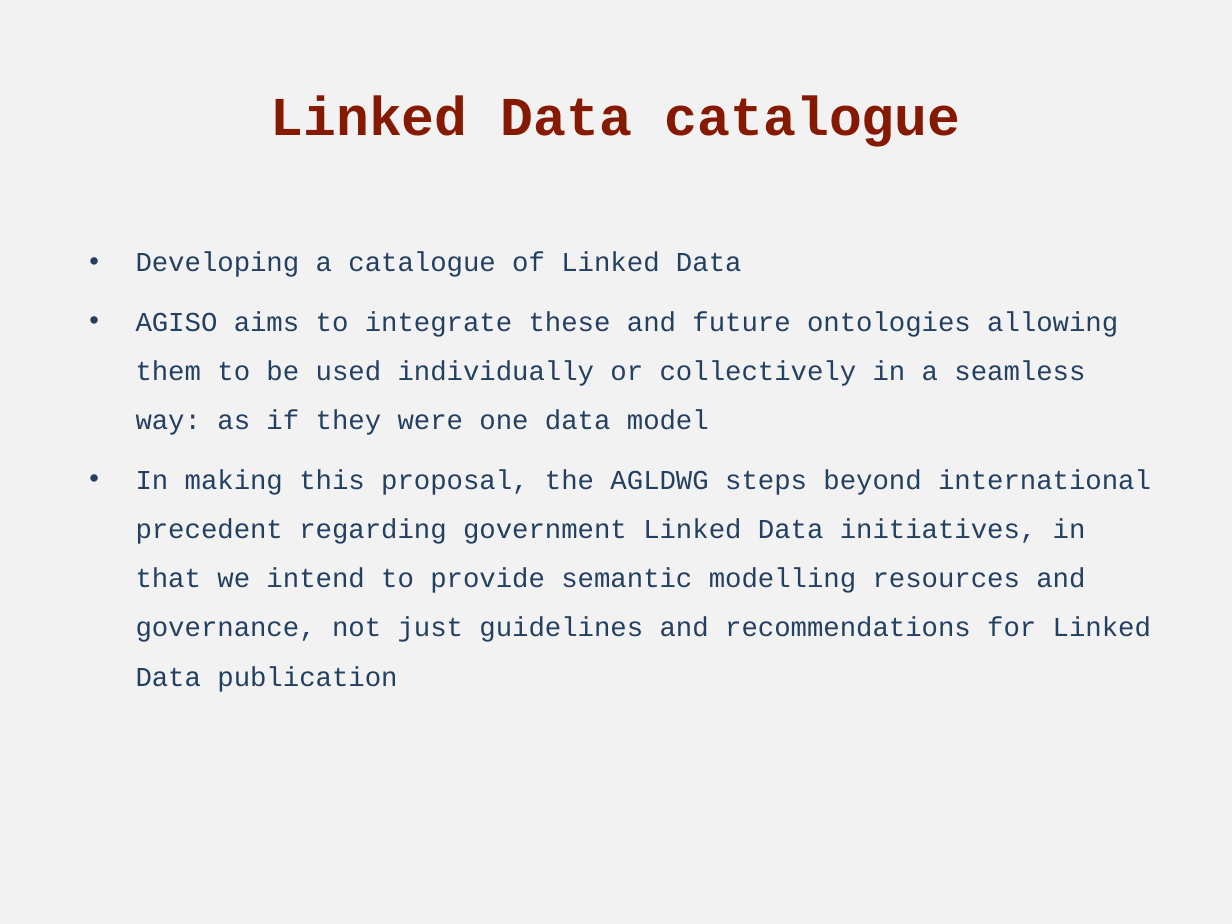
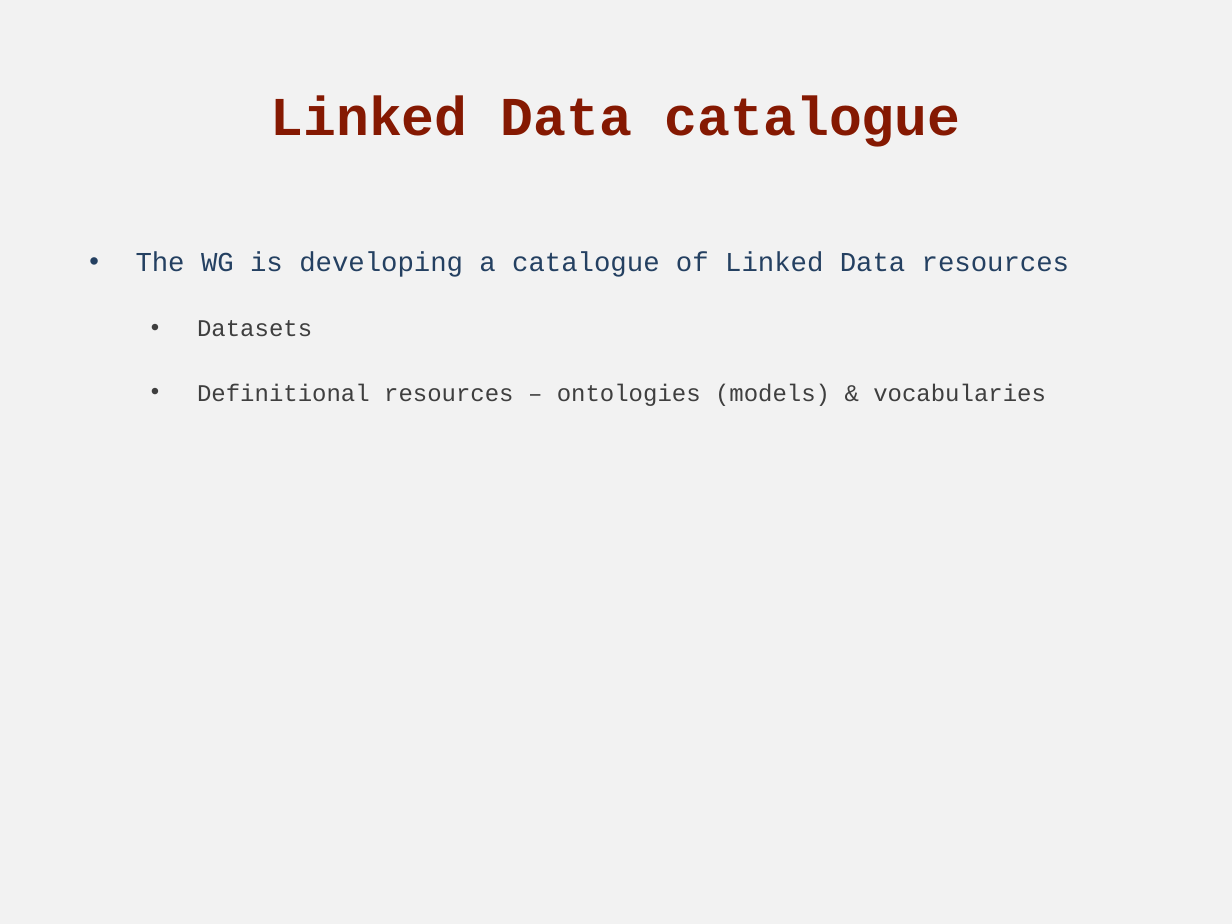
Before and after one commit to AGLDWG/website, a slide deck: slide 19 of prez/2018-07-20 - Open Data Community Meet-up - Nicholas Car.pptx (slide 13 before the commit). Drawn at 1232x924 pixels with LibreOffice and Linux fonts; fonts in the diff are those of the drawing. Boxes give left, top, right and bottom in pixels: in the first picture for what was removed or moved away, otherwise in the second. Text is boxed around its words. In the diff, an @@ line names an element or a change of style, - is before the commit and + after.

```diff
--- a/prez/2018-07-20 - Open Data Community Meet-up - Nicholas Car.pptx
+++ b/prez/2018-07-20 - Open Data Community Meet-up - Nicholas Car.pptx
@@ text at (136, 252, 1069, 406): text changed; size 16 to 14 pt; text colour #244061 to #3F3F3F @@
-• Developing a catalogue of Linked Data
-• AGISO aims to integrate these and future ontologies allowing them to be used individually or collectively in a seamless way: as if they were one data model
-• In making this proposal, the AGLDWG steps beyond international precedent regarding government Linked Data initiatives, in that we intend to provide semantic modelling resources and governance, not just guidelines and recommendations for Linked Data publication
+• The WG is developing a catalogue of Linked Data resources
+  • Datasets
+  • Definitional resources – ontologies (models) & vocabularies
```
Also in this commit, not shown: 5 other slides changed, 14 slides added, 1 slide removed.
